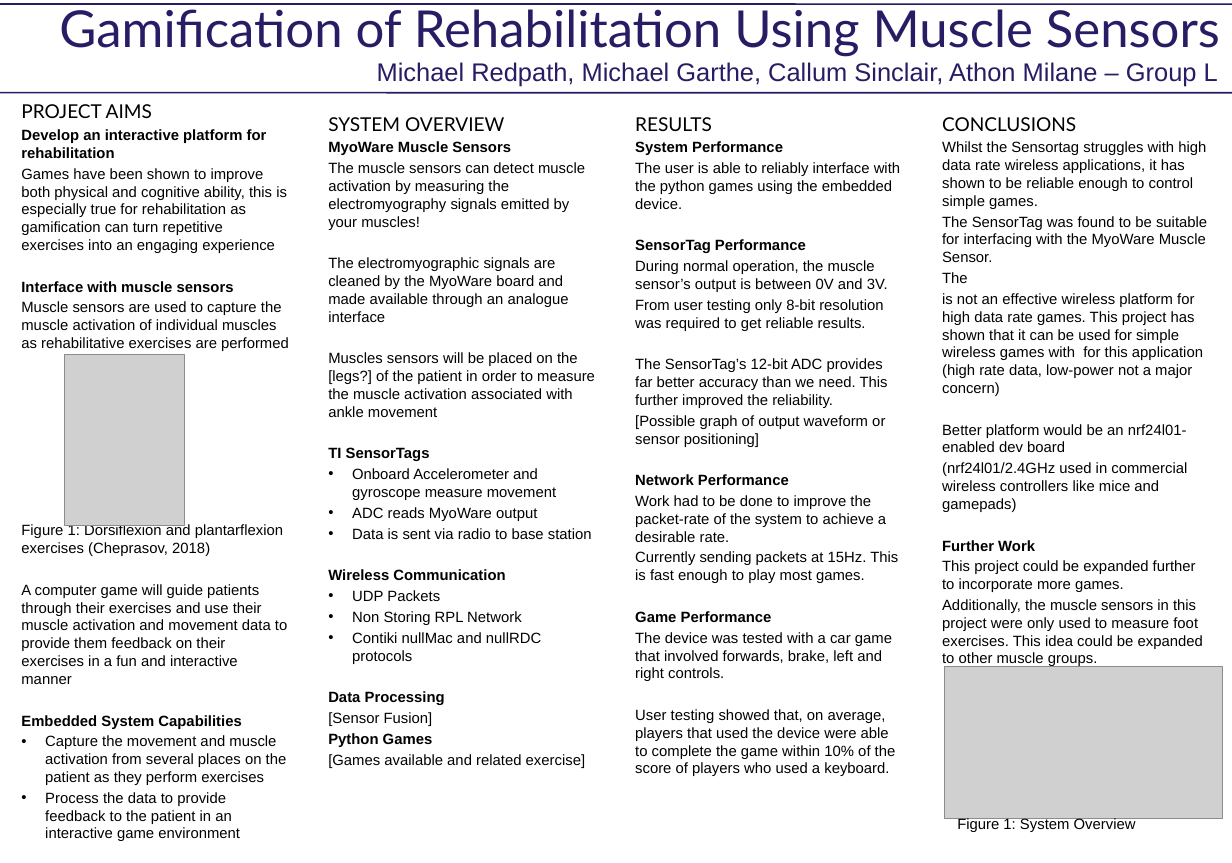
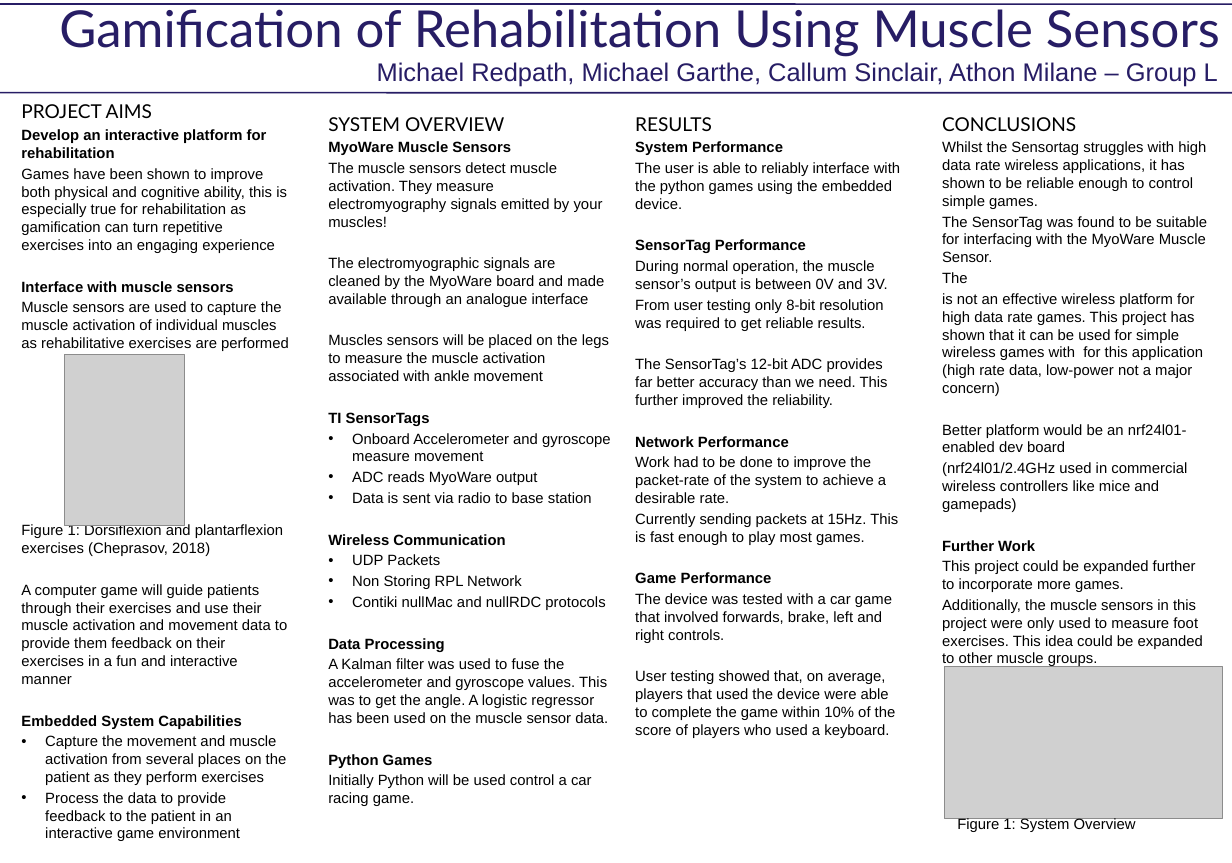
Before and after one commit to Sarrk/myogame, a slide deck: slide 1 of CSSE4011 Poster_Michael.pptx. Drawn at 1232x863 pixels with LibreOffice and Linux fonts; fonts in the diff are those of the drawing; grey boxes stand for pictures. Boxes give left, top, right and bottom in pixels: in the first picture for what was removed or moved away, otherwise in the second. Text is boxed around its words. In the diff, an @@ line names an element or a change of style, - is before the commit and + after.

Commit message:
Poster done

```diff
--- a/CSSE4011 Poster_Michael.pptx
+++ b/CSSE4011 Poster_Michael.pptx
@@ text at (328, 162, 603, 227): text changed @@
-The muscle sensors can detect muscle activation by measuring the electromyography signals emitted by your muscles!
+The muscle sensors detect muscle activation. They measure electromyography signals emitted by your muscles!
@@ text at (328, 334, 609, 381): text changed @@
-Muscles sensors will be placed on the [legs?] of the patient in order to measure the muscle activation associated with ankle movement
+Muscles sensors will be placed on the legs to measure the muscle activation associated with ankle movement
@@ text at (635, 415, 885, 447): paragraph removed @@
-[Possible graph of output waveform or sensor positioning]
@@ text at (328, 658, 608, 723): text changed @@
-[Sensor Fusion]
+A Kalman filter was used to fuse the accelerometer and gyroscope values. This was to get the angle. A logistic regressor has been used on the muscle sensor data.
@@ text at (328, 774, 592, 806): text changed @@
-[Games available and related exercise]
+Initially Python will be used control a car racing game.
```
